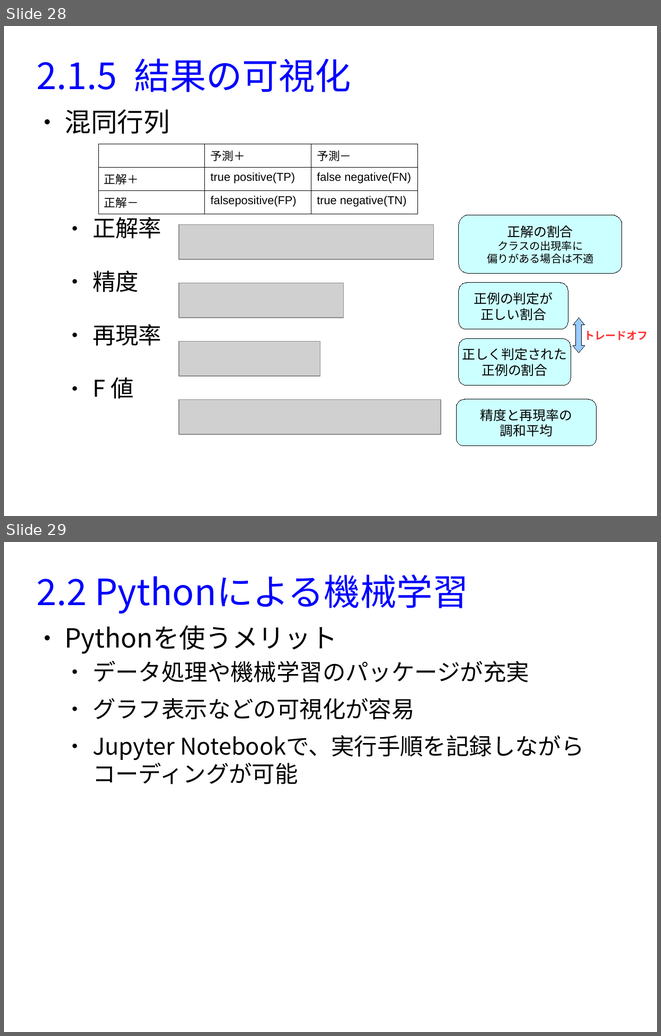
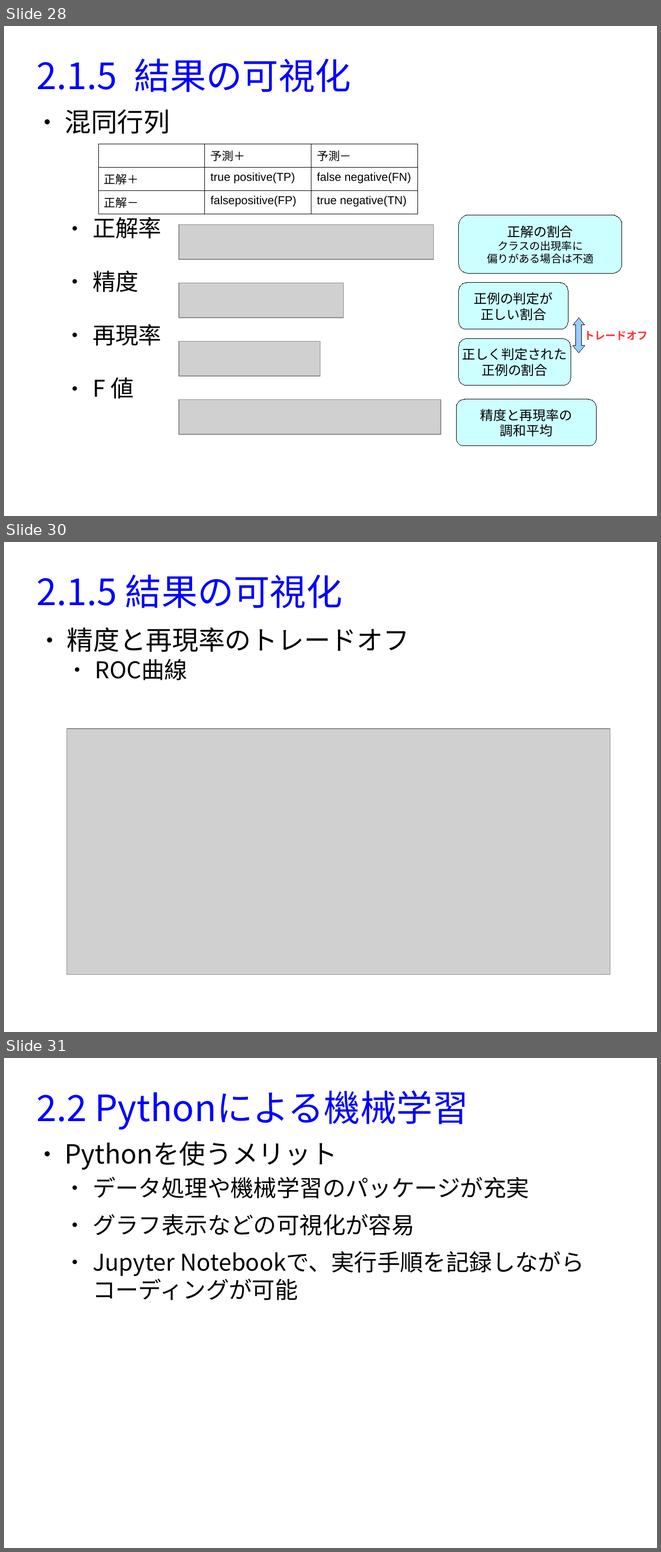
Before and after one commit to MasahiroAraki/MachineLearning, a slide deck: slides/chap02.odp. Shown one above the other, each under a label of ours: slides 28 and 29 before the commit, slides 28, 30 and 31 after it; the slides between them are not shown. The pictures are 661x1036 and 661x1552 pixels, drawn with LibreOffice and Linux fonts; fonts in the diff are those of the drawing; grey boxes stand for pictures. Boxes give left, top, right and bottom in pixels: in the first picture for what was removed or moved away, otherwise in the second. Text is boxed around its words. In the diff, an @@ line names an element or a change of style, - is before the commit and + after.

```diff
--- a/slides/chap02.odp
+++ b/slides/chap02.odp
@@ slide 30 added at (4,542,657,1032), background #FFFFFF @@
@@ title added at (37,574,343,608), 44 pt, text #0000FF @@
+2.1.5 結果の可視化
@@ text added at (67,627,409,680), 32 pt, text #000000 @@
+● 精度と再現率のトレードオフ
+  ● ROC曲線
@@ picture added at (67,729,610,974) @@
@@ what was slide 29 is now slide 31 @@
```
Also in this commit, not shown: 1 other slide added, 6 other files.
